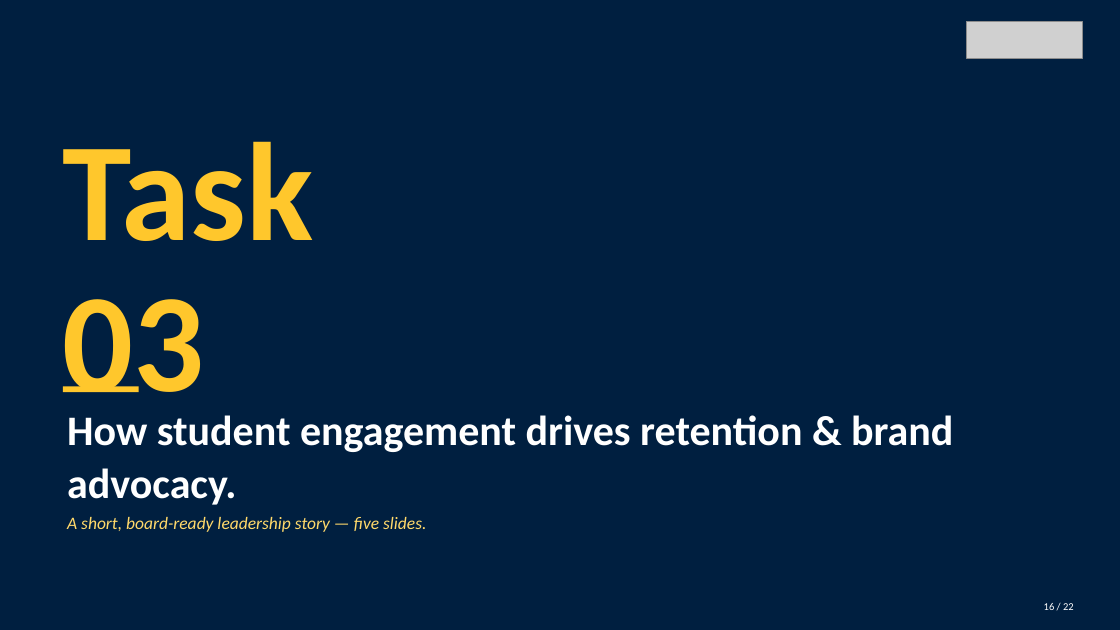
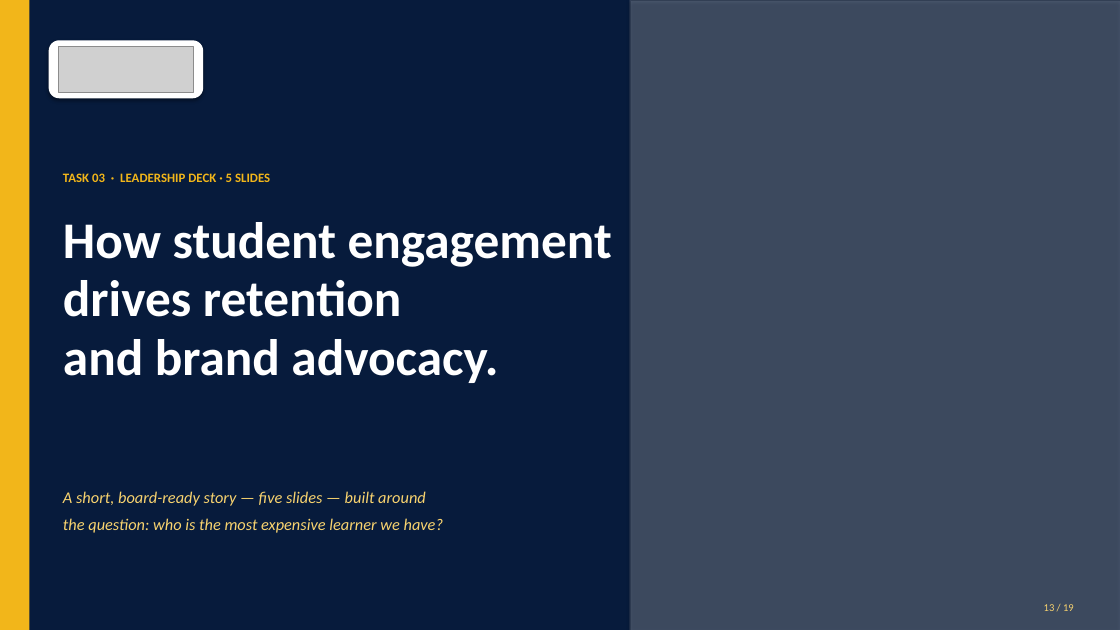
Before and after one commit to parasjain10/amity-marketing-manager-assignment, a slide deck: slide 13 of Amity_Online_Marketing_Manager_Assignment_Paras_Jain.pptx (slide 16 before the commit). Drawn at 1120x630 pixels with LibreOffice and Linux fonts; fonts in the diff are those of the drawing; grey boxes stand for pictures. Boxes give left, top, right and bottom in pixels: in the first picture for what was removed or moved away, otherwise in the second. Text is boxed around its words. In the diff, an @@ line names an element or a change of style, - is before the commit and + after.

Commit message:
Rewrite deck for realism, verifiable facts, and phased <=Rs1cr asks
Major changes after author review:
- Replace logo with the official Amity University Online lockup. On dark
  backgrounds the logo sits on a white rounded plate so the navy text
  remains legible.
- Update learner count from 80,000+ to 2,50,000+ (current official figure
  on amityonline.com).
- Remove fabricated industry statistics and citations (ProductGrowth.in,
  mbaken.com, edinindia.com, Mailmodo benchmark, US 28% retention pilot).
  Where a number stays, it is now labelled "modelled, to be validated".
- Remove name-dropped hiring partners and celebrity speakers we cannot
  guarantee. Replace with "select hiring partners" / "in-house faculty".
- Replace fictional employee "Aastha Sehgal" in launch email with the
  Amity Online Marketing team. LinkedIn post stays signed by Mr. Ajit
  Chauhan, who is the actual Chairman of Amity University Online.
- Reframe the leadership ask. Original asked for one big budget; now
  three phases, each <= Rs 1 crore, each gated on prior outcomes:
    - Phase 1 (days 0-90, <=Rs 85L): diagnose + small pilots
    - Phase 2 (months 4-9, <=Rs 95L): scale what worked
    - Phase 3 (months 10-12, <=Rs 90L): institutionalise
  Total ~Rs 2.7 cr, never asked together.
- Shrink Amity Ignite from 4 batches/year * 400 learners to a Cohort 0
  pilot: 1 day, 100 learners, on the existing Noida campus, no flights,
  no embroidered jackets, no celebrity speakers. ~Rs 35L pilot cost.
- Add a Plain-English Glossary card on the approach slide. Every
  acronym in the deck is defined in one place (CAC, LTV, NPS, KPI,
  LMS, AMA, MAU, MQL).
- Name the marketing frameworks I am using on the approach slide:
  Jobs-to-be-Done, AARRR funnel, 70-20-10 budget rule, North Star
  Metric (Active Learner Score), Sean Ellis 'Aha Moment'.
- Tighten brochure from 12 to 8 pages. Drop physical mailing of jacket
  buttons; physical print only at on-campus events. Costed at ~Rs 35
  per brochure.
- Each of the five new initiatives (Onboard 7-Day Sprint, Ignite Cohort
  0, Champions, Cohort Circles, Capstone-to-Career) now carries cost in
  lakhs, KPI, owner, and a kill-criterion.
- Combine community + advocacy + referrals into one connected slide.
- Plain language throughout (target: a class-11 student can follow
  every slide without prior marketing context).

```diff
--- a/Amity_Online_Marketing_Manager_Assignment_Paras_Jain.pptx
+++ b/Amity_Online_Marketing_Manager_Assignment_Paras_Jain.pptx
@@ rectangle at <box>0,0,1120,630</box>: fill #001F40 to #071B3C @@
@@ rectangle added at <box>0,0,29,630</box>, fill #F2B61A @@
@@ picture added at <box>630,0,1120,630</box> @@
@@ rectangle added at <box>630,0,1120,630</box>, fill #071B3C at 65% opacity @@
@@ picture removed at <box>967,21,1082,59</box> @@
@@ rounded rectangle added at <box>49,40,203,98</box>, fill #FFFFFF @@
@@ picture added at <box>59,46,193,92</box> @@
@@ text removed at <box>63,141,313,424</box> @@
-Task
-03
@@ text added at <box>63,173,270,182</box>, 11 pt, text #F2B61A, bold @@
+TASK 03 · LEADERSHIP DECK · 5 SLIDES
@@ text at <box>63,222,612,383</box>: text changed; size 36 to 44 pt @@
-How student engagement drives retention & brand advocacy.
+How student engagement
+drives retention
+and brand advocacy.
@@ rectangle removed at <box>63,386,139,392</box> @@
@@ text at <box>63,491,443,533</box>: text changed; size 15 to 14 pt; text colour #FFD96B to #F8D36F @@
-A short, board-ready leadership story — five slides.
+A short, board-ready story — five slides — built around
+the question: who is the most expensive learner we have?
@@ text at <box>1044,604,1074,611</box>: text changed; text colour #FFFFFF to #F8D36F @@
-16 / 22
+13 / 19
```
Also in this commit, not shown: 11 other slides changed, 7 slides added, 10 slides removed.
